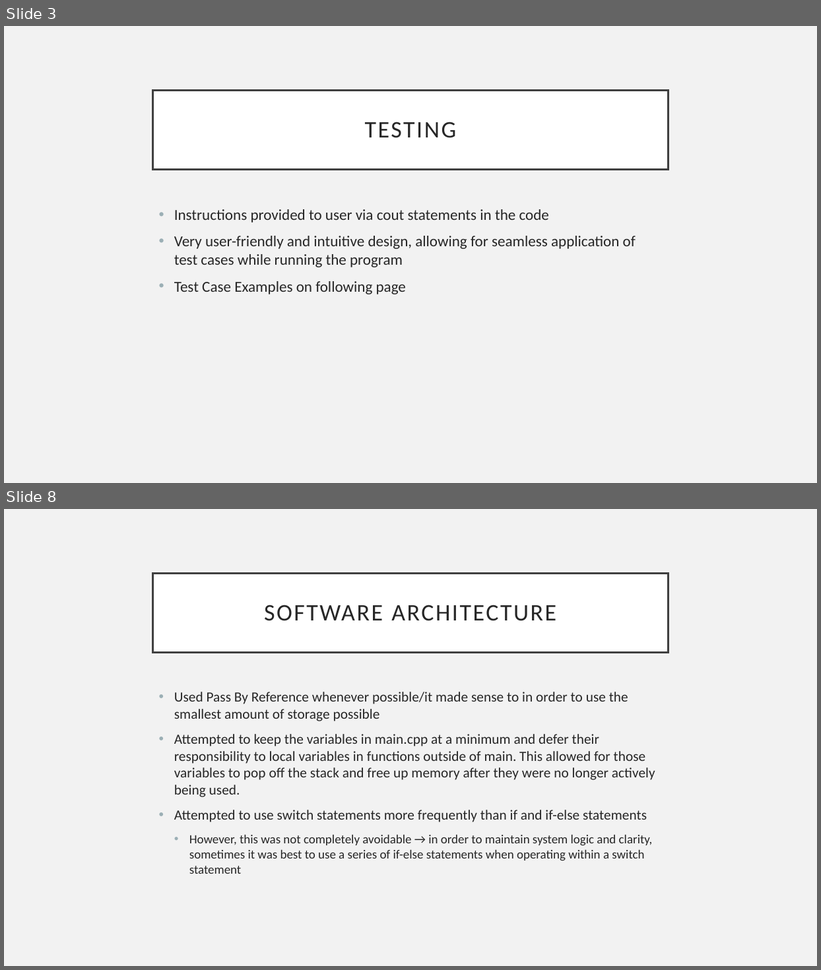
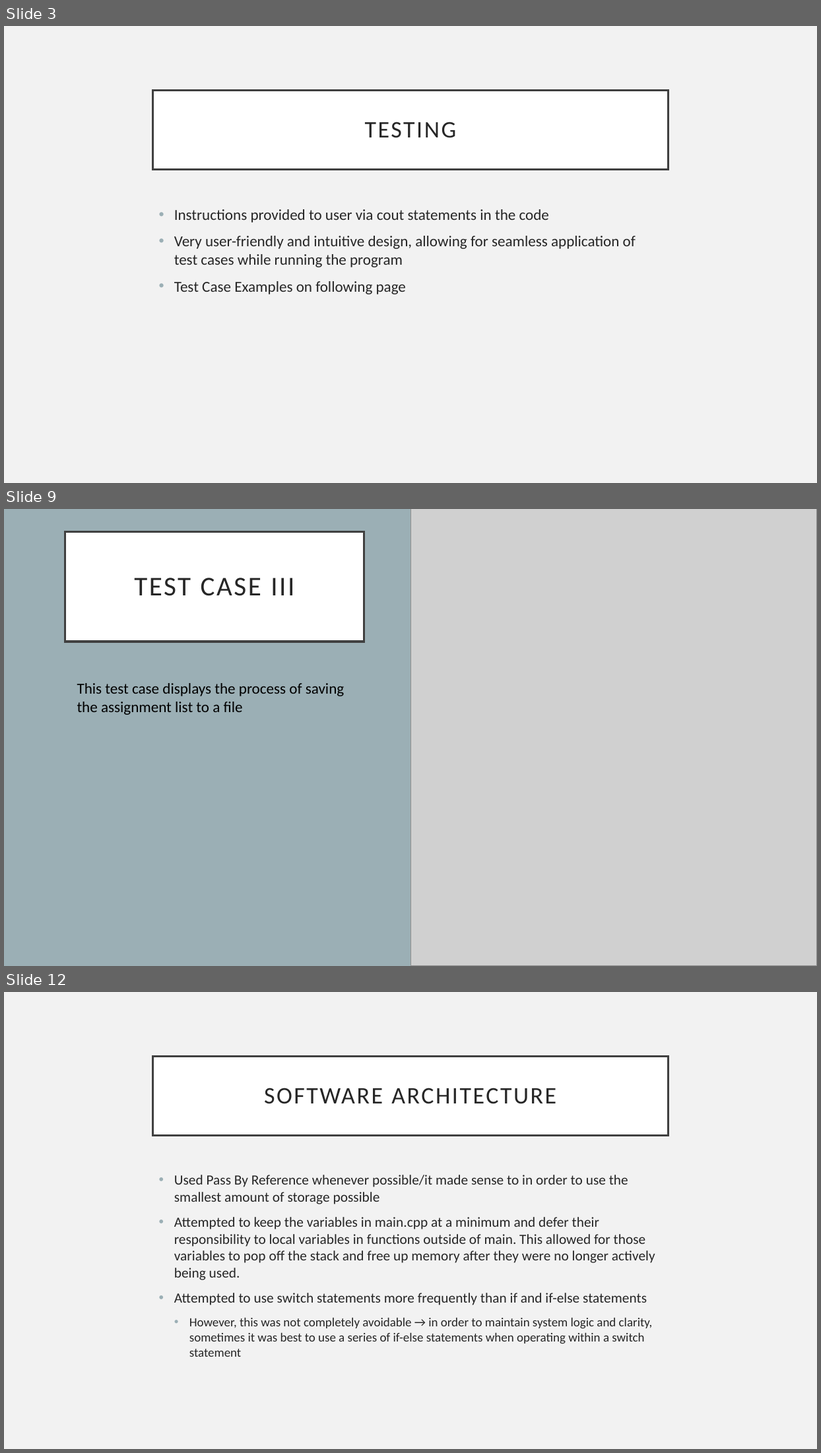
Before and after one commit to kylawilson/EC327FinalProject, a slide deck: doc/ProjectArchitecture.pptx. Shown one above the other, each under a label of ours: slides 3 and 8 before the commit, slides 3, 9 and 12 after it; the slides between them are not shown. The pictures are 821x970 and 821x1453 pixels, drawn with LibreOffice and Linux fonts; fonts in the diff are those of the drawing; grey boxes stand for pictures. Boxes give left, top, right and bottom in pixels: in the first picture for what was removed or moved away, otherwise in the second. Text is boxed around its words. In the diff, an @@ line names an element or a change of style, - is before the commit and + after.

```diff
--- a/doc/ProjectArchitecture.pptx
+++ b/doc/ProjectArchitecture.pptx
@@ slide 9 added at (x1=4, y1=509, x2=817, y2=966), background #9BAFB5 @@
@@ picture added at (x1=411, y1=509, x2=817, y2=966) @@
@@ title added at (x1=65, y1=532, x2=364, y2=642), fill #FFFFFF, outline #404040 2.5 pt, 32 pt, text #262626 @@
+TEST CASE III
@@ text added at (x1=77, y1=683, x2=344, y2=715), 18 pt, text #000000 @@
+This test case displays the process of saving the assignment list to a file
@@ what was slide 8 is now slide 12 @@
```
Also in this commit, not shown: 7 other slides added, 4 slides removed.
